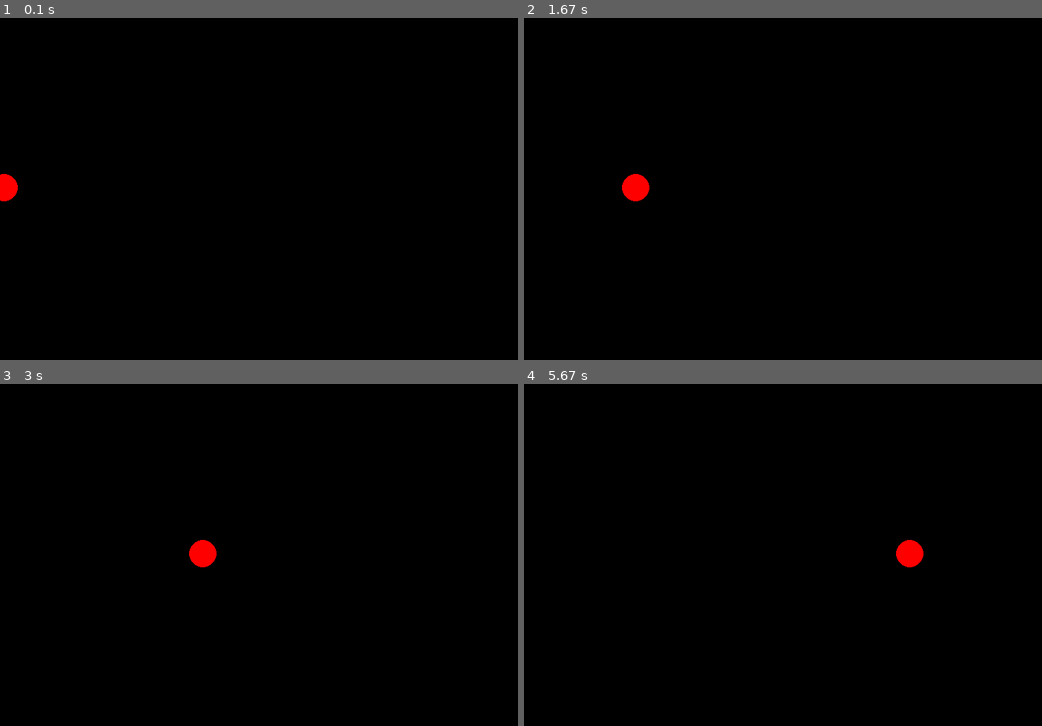
Above: before the commit, frames 1-4 (two rows, left to right).
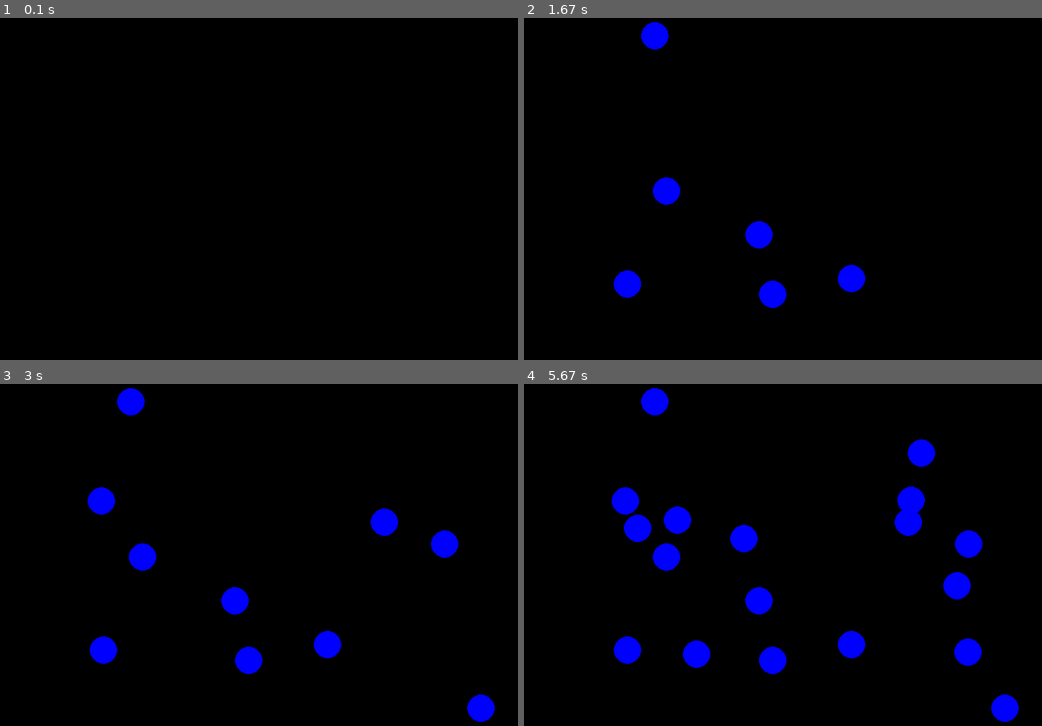
Above: after the commit, the same moments.

Repository: gallelizabeth/MakingPyGames
Game: pygame game, started from movingThings.py
Two runs of this game, one before a commit and one after it. Both use one fixed random seed, a clock stepped at 60 frames per second and the inputs below.
Inputs (mouse positions are in pixels of both pictures, inside the frame that each line leads up to):
- Up to frame 1 (0.1 s): no input
- Up to frame 2 (1.67 s): press the mouse at (669, 192) at 0.37 s; move the mouse to (757, 233) at 0.47 s; release the mouse at (850, 277) at 0.6 s; click (627, 284) at 0.72 s; click (653, 35) at 1.05 s; click (772, 295) at 1.38 s
- Up to frame 3 (3 s): click (481, 708) at 1.72 s; click (383, 520) at 2.05 s; click (445, 544) at 2.38 s; click (103, 500) at 2.72 s
- Up to frame 4 (5.67 s): click (922, 452) at 3.05 s; click (637, 527) at 3.38 s; click (679, 520) at 3.72 s; click (912, 500) at 4.05 s; click (741, 537) at 4.38 s; click (969, 650) at 4.72 s; click (959, 585) at 5.05 s; click (694, 654) at 5.38 s

The runs differ from the first frame. In frame 1, 0.2% of the frame differs, in the area x 0-4%, y 45-54%; in frame 2, 2.3%; in frame 3, 3.6%; in frame 4, 6.2%, in the area x 16-96%, y 1-99%.

Commit message:
сделали рисование при движении

Diff:
--- a/movingThings.py
+++ b/movingThings.py
@@ -3,30 +3,23 @@
 SIZE = WIDTH, HEIGHT = 800, 600
 RADIUS = 20
 BLACK = 0, 0, 0
-RED = 255, 0, 0
-FPS = 60  # кадров в секунду
+BLUE = 0, 0, 255
 
 if __name__ == '__main__':
     pygame.init()
+    pygame.display.set_caption('Графический редактор v0.0.0.1')
     screen = pygame.display.set_mode(SIZE)
 
     running = True
-    x_pos = 0
-    v = 100  # пикселей в секунду
-    clock = pygame.time.Clock()
+    screen.fill(BLACK)
     while running:  # основной игровой цикл
         for event in pygame.event.get():
             # обработка всех событий
             if event.type == pygame.QUIT:
                 running = False
+            if event.type == pygame.MOUSEMOTION:
+                pygame.draw.circle(screen, BLUE, event.pos, RADIUS)
         # изменения, не зависящие от событий - действий пользователя или таймера
-        screen.fill(BLACK)
-        pygame.draw.circle(screen, RED, (x_pos, HEIGHT // 2), RADIUS)
-        x_pos += v * clock.tick(FPS) / 1000
-        # clock.tick() - время от начала работы программы в миллисекундах
-        # x = v * t (в секундах)
-        if x_pos > WIDTH or x_pos < 0:
-            v *= -1  # изменить направление
         pygame.display.flip()
 
     pygame.quit()
